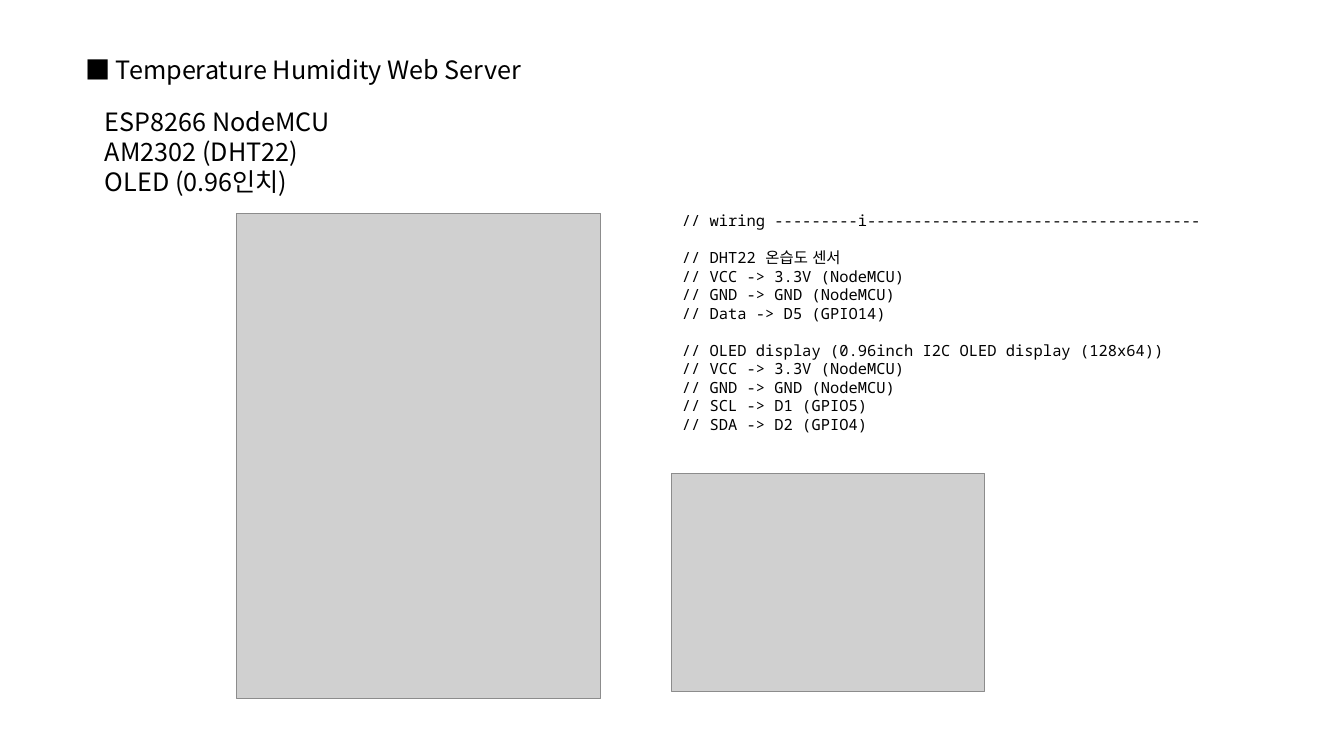
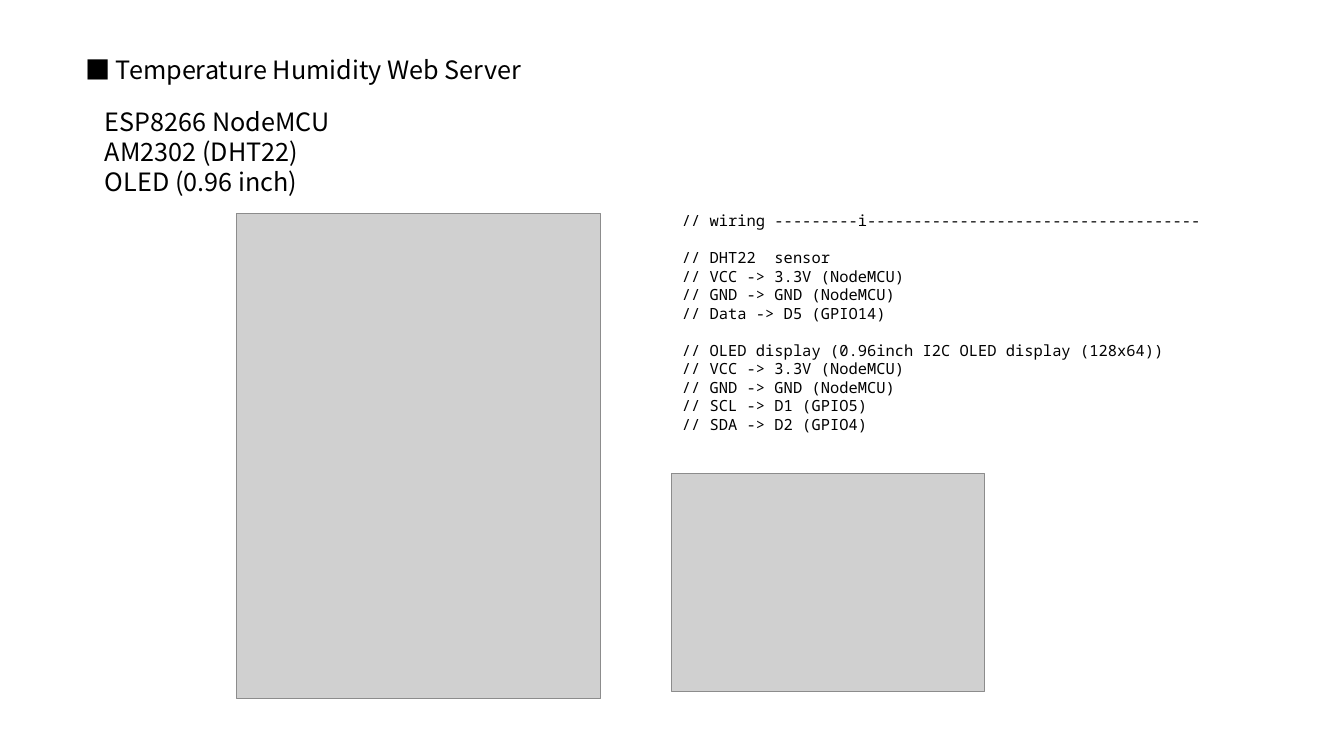
Before and after one commit to Hello-MrKo/nodemcu_DHT22_webserver, a slide deck: slide 1 of nodemcu_AM2302_webserver.pptx. Drawn at 1344x756 pixels with LibreOffice and Linux fonts; fonts in the diff are those of the drawing; grey boxes stand for pictures. Boxes give left, top, right and bottom in pixels: in the first picture for what was removed or moved away, otherwise in the second. Text is boxed around its words. In the diff, an @@ line names an element or a change of style, - is before the commit and + after.

Commit message:
202410061205

```diff
--- a/nodemcu_AM2302_webserver.pptx
+++ b/nodemcu_AM2302_webserver.pptx
@@ text at bbox=[105, 165, 297, 196]: text changed @@
-OLED (0.96인치)
+OLED (0.96 inch)
@@ text at bbox=[710, 252, 830, 263]: text changed @@
-// DHT22 온습도 센서
+// DHT22 sensor
```
